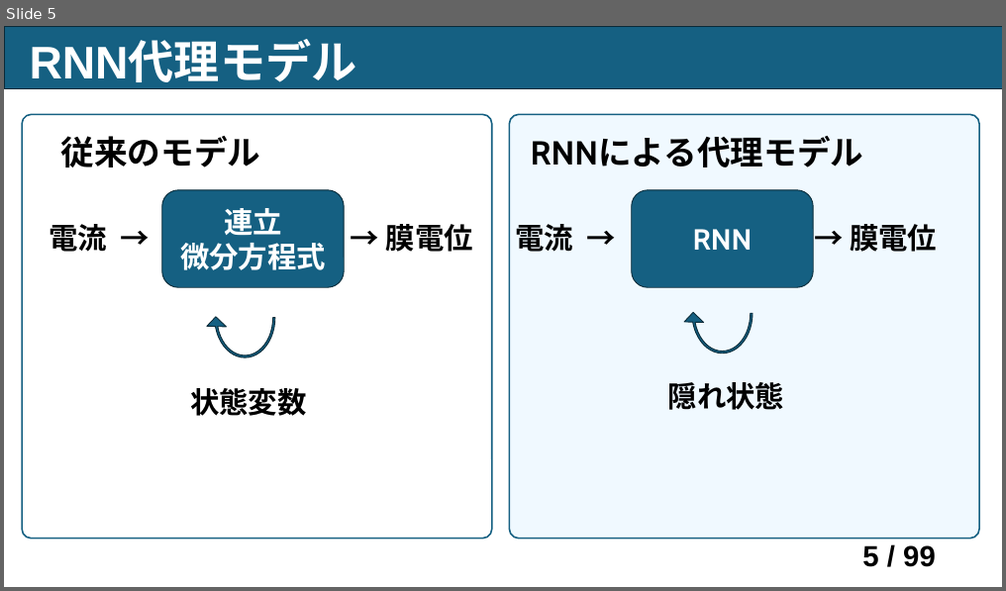
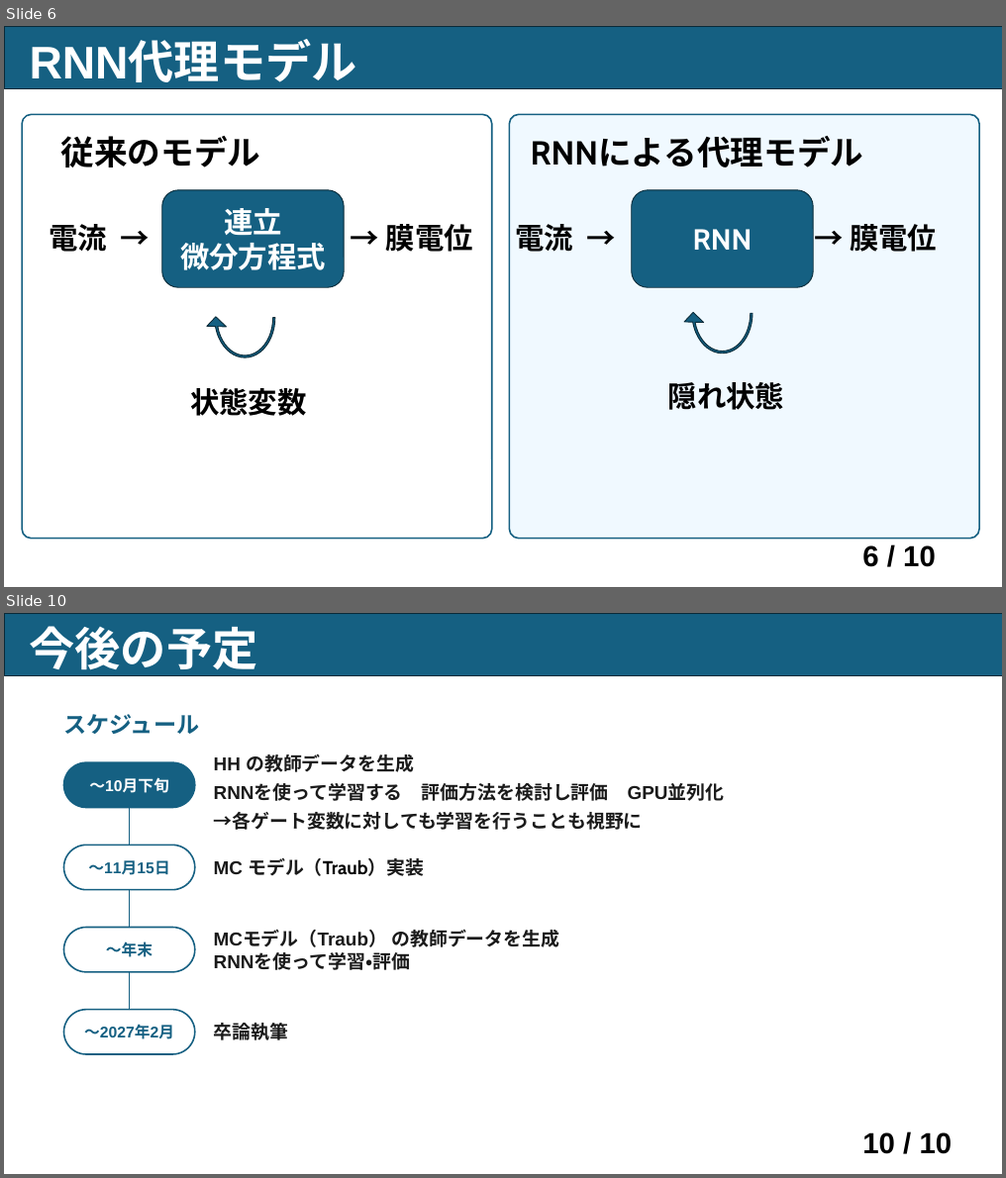
Before and after one commit to bcl-group/2703-yamashita-bashelor-thesis, a slide deck: 卒論/卒論スライド.pptx. Shown one above the other, each under a label of ours: slide 5 before the commit, slides 6 and 10 after it; the slides between them are not shown. The pictures are 1006x591 and 1006x1178 pixels, drawn with LibreOffice and Linux fonts; fonts in the diff are those of the drawing. Boxes give left, top, right and bottom in pixels: in the first picture for what was removed or moved away, otherwise in the second. Text is boxed around its words. In the diff, an @@ line names an element or a change of style, - is before the commit and + after.

```diff
--- a/卒論/卒論スライド.pptx
+++ b/卒論/卒論スライド.pptx
@@ slide 10 added at (x1=4, y1=613, x2=1002, y2=1174), background #FFFFFF; not listed: 2 template elements that a slide beside it also shows @@
@@ title added at (x1=30, y1=626, x2=258, y2=677), 44 pt, text #FFFFFF, bold @@
+今後の予定
@@ text added at (x1=63, y1=714, x2=199, y2=734), 22 pt, text #156082, bold @@
+スケジュール
@@ text added at (x1=214, y1=755, x2=725, y2=830), 18 pt, text #1A1A1A, bold @@
+HH の教師データを生成
+RNNを使って学習する 評価方法を検討し評価 GPU並列化
+→各ゲート変数に対しても学習を行うことも視野に
@@ rounded rectangle added at (x1=63, y1=762, x2=195, y2=808), fill #156082, outline #156082 1.5 pt, 15 pt, text #FFFFFF, bold @@
+～10月下旬
@@ line added from (130, 808) to (130, 845), #156082 1.5 pt @@
@@ rounded rectangle added at (x1=63, y1=845, x2=195, y2=890), fill #FFFFFF, outline #156082 1.5 pt, 15 pt, text #156082, bold @@
+〜11月15日
@@ text added at (x1=214, y1=859, x2=424, y2=876), 18 pt, text #1A1A1A, bold @@
+MC モデル（Traub）実装
@@ line added from (130, 890) to (130, 928), #156082 1.5 pt @@
@@ rounded rectangle added at (x1=63, y1=928, x2=195, y2=972), fill #FFFFFF, outline #156082 1.5 pt, 15 pt, text #156082, bold @@
+〜年末
@@ text added at (x1=214, y1=930, x2=559, y2=970), 18 pt, text #1A1A1A, bold @@
+MCモデル（Traub） の教師データを生成RNNを使って学習・評価
@@ line added from (130, 972) to (130, 1010), #156082 1.5 pt @@
@@ rounded rectangle added at (x1=63, y1=1010, x2=195, y2=1055), fill #FFFFFF, outline #156082 1.5 pt, 15 pt, text #156082, bold @@
+〜2027年2月
@@ text added at (x1=214, y1=1023, x2=289, y2=1041), 18 pt, text #1A1A1A, bold @@
+卒論執筆
@@ what was slide 5 is now slide 6 @@
@@ page number at (x1=862, y1=546, x2=936, y2=568): text changed @@
-5 / 99
+6 / 10
```
Also in this commit, not shown: 5 slides changed, 2 other slides added, 2 slides removed, 17 other files.
